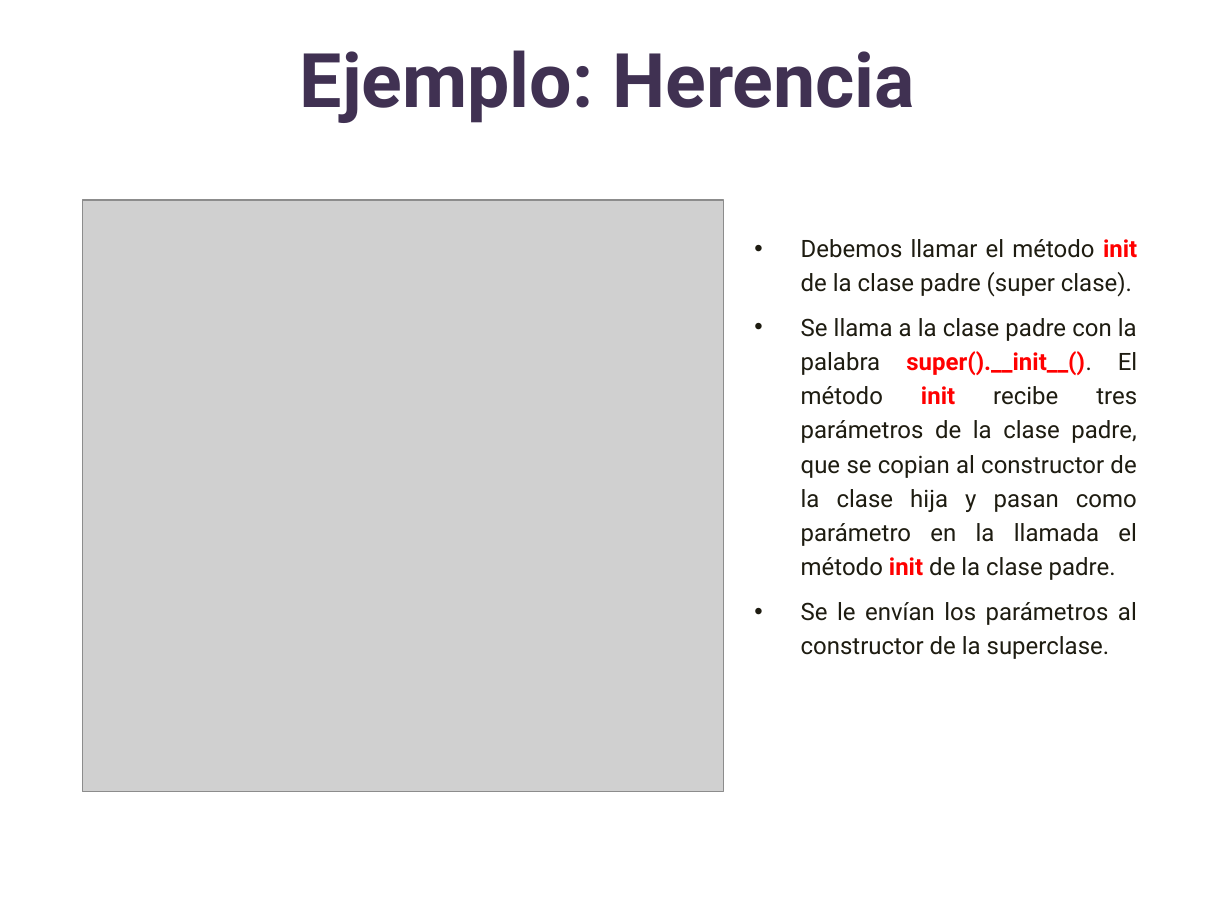
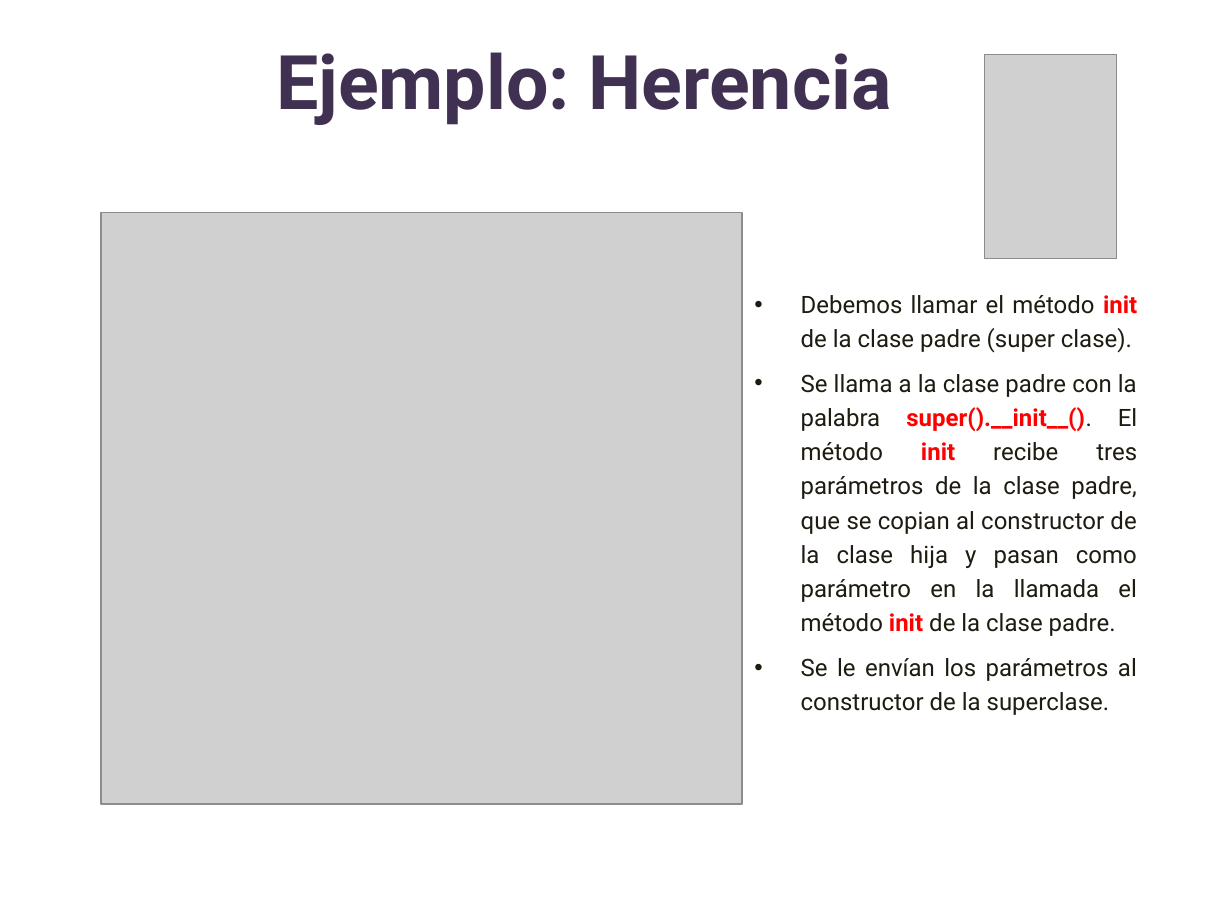
Before and after one commit to lizetheP/Analitica, a slide deck: slide 7 of Calendario2023/presentaciones/16_POO_Herencia.pptx. Drawn at 1232x924 pixels with LibreOffice and Linux fonts; fonts in the diff are those of the drawing; grey boxes stand for pictures. Boxes give left, top, right and bottom in pixels: in the first picture for what was removed or moved away, otherwise in the second. Text is boxed around its words. In the diff, an @@ line names an element or a change of style, - is before the commit and + after.

```diff
--- a/Calendario2023/presentaciones/16_POO_Herencia.pptx
+++ b/Calendario2023/presentaciones/16_POO_Herencia.pptx
@@ title "Ejemplo: Herencia": place and size @@
-title "Ejemplo: Herencia" at bbox=[300, 50, 915, 123]
+title "Ejemplo: Herencia" at bbox=[276, 52, 892, 125]
@@ picture added at bbox=[984, 54, 1116, 257] @@
@@ picture: place and size @@
-picture at bbox=[83, 200, 723, 791]
+picture at bbox=[101, 212, 742, 803]
@@ text "Debemos llamar el método init ...": place and size @@
-text "Debemos llamar el método init ..." at bbox=[801, 239, 1137, 659]
+text "Debemos llamar el método init ..." at bbox=[801, 295, 1137, 715]
```
Also in this commit, not shown: 11 other slides changed, 3 other files.
